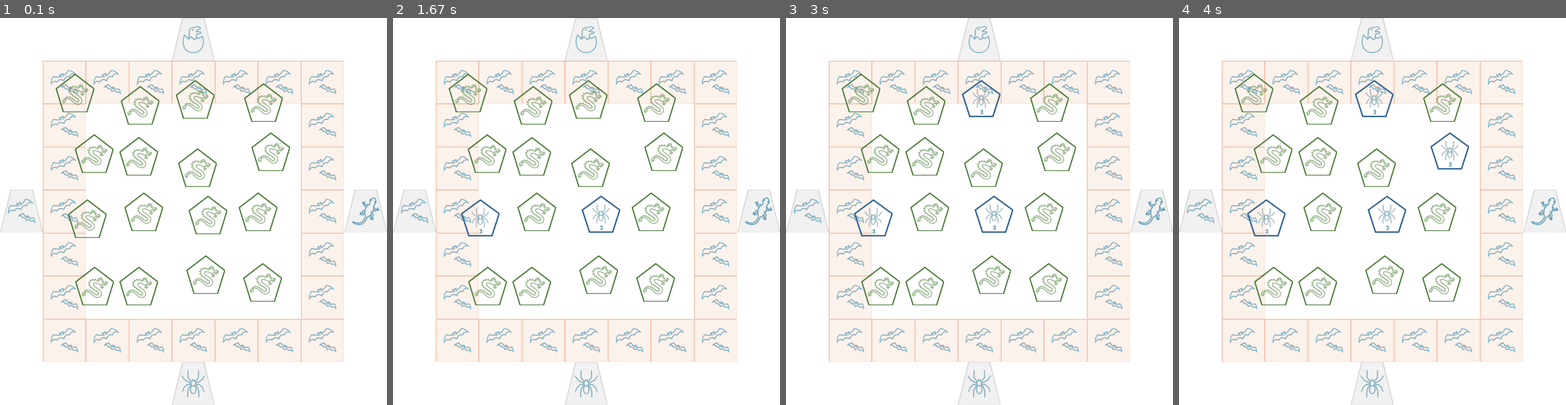
Above: before the commit, frames 1-4 (left to right).
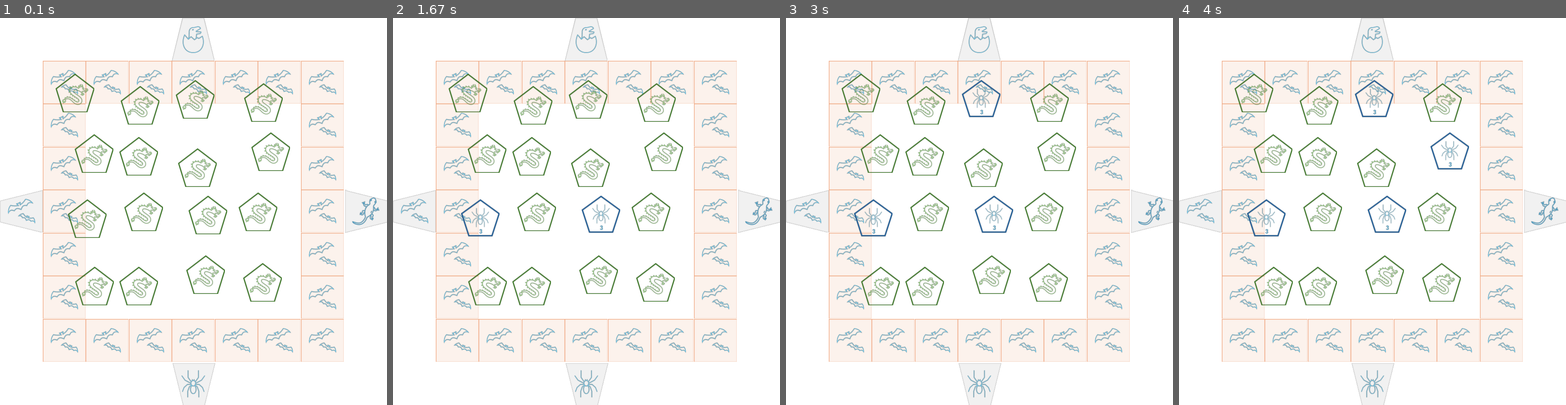
Above: after the commit, the same moments.

Repository: DesmondChongQiXiang/FIT3077
Game: pygame game, started from Sprint2_Game/main.py
Two runs of this game, one before a commit and one after it. Both use one fixed random seed, a clock stepped at 60 frames per second and the inputs below.
Inputs (mouse positions are in pixels of both pictures, inside the frame that each line leads up to):
- Up to frame 1 (0.1 s): no input
- Up to frame 2 (1.67 s): click (586, 211) at 0.38 s; click (493, 215) at 0.72 s; click (466, 153) at 1.05 s; click (729, 346) at 1.38 s
- Up to frame 3 (3 s): click (987, 79) at 1.72 s; click (960, 312) at 2.05 s; click (967, 145) at 2.38 s; click (925, 130) at 2.72 s
- Up to frame 4 (4 s): click (1473, 176) at 3.05 s; click (1492, 203) at 3.38 s; click (1453, 141) at 3.72 s

The runs differ from the first frame. In frame 1, 0.2% of the frame differs, in the area x 0-100%, y 44-100%; in frame 2, 0.2%; in frame 3, 0.2%; in frame 4, 0.2%.

Commit message:
caves now face correct directions on the game board

Diff:
--- a/Sprint2_Game/game_objects/game_board/DefaultGameBoard.py
+++ b/Sprint2_Game/game_objects/game_board/DefaultGameBoard.py
@@ -114,13 +114,13 @@
                     tile.set_draw_data(TileDrawData((int(main_x0 + square_size * i), int(main_y0 - square_size)), (int(square_size), int(square_size))))
                 elif i < i_right:  # draw for right column
                     factor: int = i - i_top + 1
-                    tile.set_draw_data(TileDrawData((int(main_x1), int(main_y0 + square_size * factor)), (int(square_size), int(square_size))))
+                    tile.set_draw_data(TileDrawData((int(main_x1), int(main_y0 + square_size * factor)), (int(square_size), int(square_size)), 270))
                 elif i < i_bottom:  # draw for bottom column
                     factor: int = i - i_right + 1
-                    tile.set_draw_data(TileDrawData((int(main_x1 - square_size * (factor + 1)), int(main_y1)), (int(square_size), int(square_size))))
+                    tile.set_draw_data(TileDrawData((int(main_x1 - square_size * (factor + 1)), int(main_y1)), (int(square_size), int(square_size)), 180))
                 else:  # draw for left column
                     factor: int = i - i_bottom + 1
-                    tile.set_draw_data(TileDrawData((int(main_x0 - square_size), int(main_y1 - square_size * (factor + 1))), (int(square_size), int(square_size))))
+                    tile.set_draw_data(TileDrawData((int(main_x0 - square_size), int(main_y1 - square_size * (factor + 1))), (int(square_size), int(square_size)), 90))
                 continue
 
             # setting draw data for main tile sequence
--- a/Sprint2_Game/game_objects/tiles/CaveTile.py
+++ b/Sprint2_Game/game_objects/tiles/CaveTile.py
@@ -37,6 +37,6 @@
         animal_x, animal_y = get_coords_for_center_drawing_in_rect(draw_data.get_coordinates(), draw_data.get_size(), (animal_size, animal_size))
 
         return [
-            DrawAssetInstruction("assets/tiles/cave_tile.png", tile_x, tile_y, draw_data.get_size()),
+            DrawAssetInstruction("assets/tiles/cave_tile.png", tile_x, tile_y, draw_data.get_size(), draw_data.get_rotation()),
             DrawAssetInstruction(f"assets/animals/{self.__animal.value}.png", animal_x, animal_y, (animal_size, animal_size)),
         ]
--- a/Sprint2_Game/game_objects/tiles/TileDrawData.py
+++ b/Sprint2_Game/game_objects/tiles/TileDrawData.py
@@ -1,17 +1,21 @@
+from typing import Optional
+
 class TileDrawData:
     """A data class for organising the data required for drawing any tile.
 
     Author: Shen
     """
 
-    def __init__(self, coordinates: tuple[int, int], size: tuple[int, int]):
+    def __init__(self, coordinates: tuple[int, int], size: tuple[int, int], rotation: float = 0):
         """
         Args:
             coordinates: The coordinates the tile should be drawn at in form (x, y)
             size: The size of the tile in pixels in form (width, height)
+            rotation: The number of degrees anti-clockwise the tile should be drawn at. (default = 0)
         """
         self.__coordinates = coordinates
         self.__size = size
+        self.__rotation = rotation
 
     def get_coordinates(self) -> tuple[int, int]:
         """Returns the coordinates the tile should be drawn at.
@@ -28,3 +32,11 @@
             The size in form (width, height)
         """
         return self.__size
+
+    def get_rotation(self) -> float:
+        """Returns the degrees anticlockwise the tile should be drawn at (if specified).
+
+        Returns:
+            The degrees
+        """
+        return self.__rotation
--- a/Sprint2_Game/screen/DrawAssetInstruction.py
+++ b/Sprint2_Game/screen/DrawAssetInstruction.py
@@ -20,7 +20,7 @@
             asset_path: The path to the asset relative to the root of the project
             x: The x-coordinate where the image is to be drawn
             y: The y-coordinate where the image is to be drawn
-            size: (width, height) of the image in px
+            size (optional): (width, height) of the image in px
             rotate: Degrees to rotate the image by anti-clockwise
         """
         self.__asset_path = asset_path
@@ -50,5 +50,5 @@
         return self.__size[1] if self.__size is not None else None
 
     def get_rotation(self) -> float:
-        """Get the degrees of anticlockwise rotation to draw the image at.."""
+        """Get the degrees of anticlockwise rotation to draw the image at."""
         return self.__rotate
